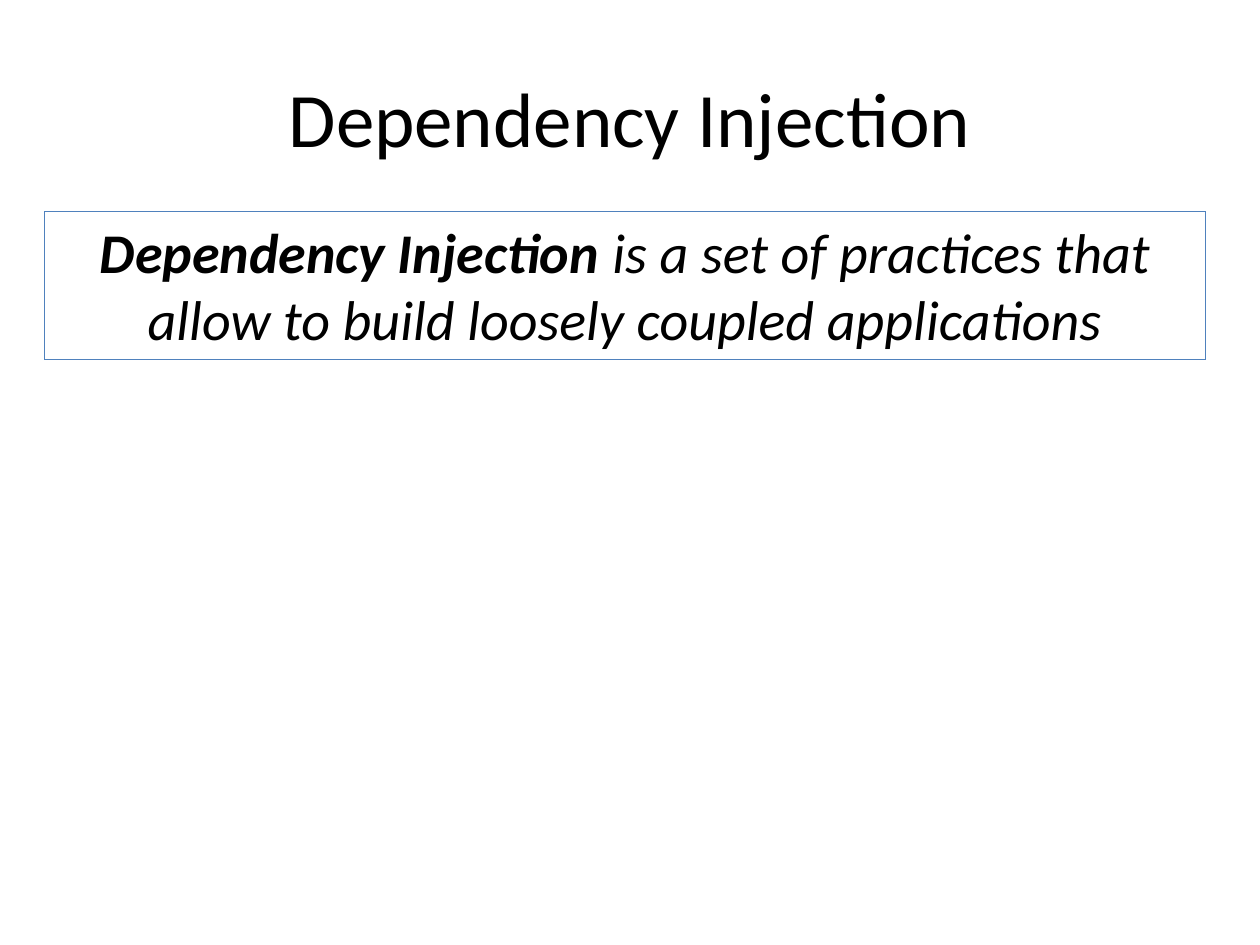
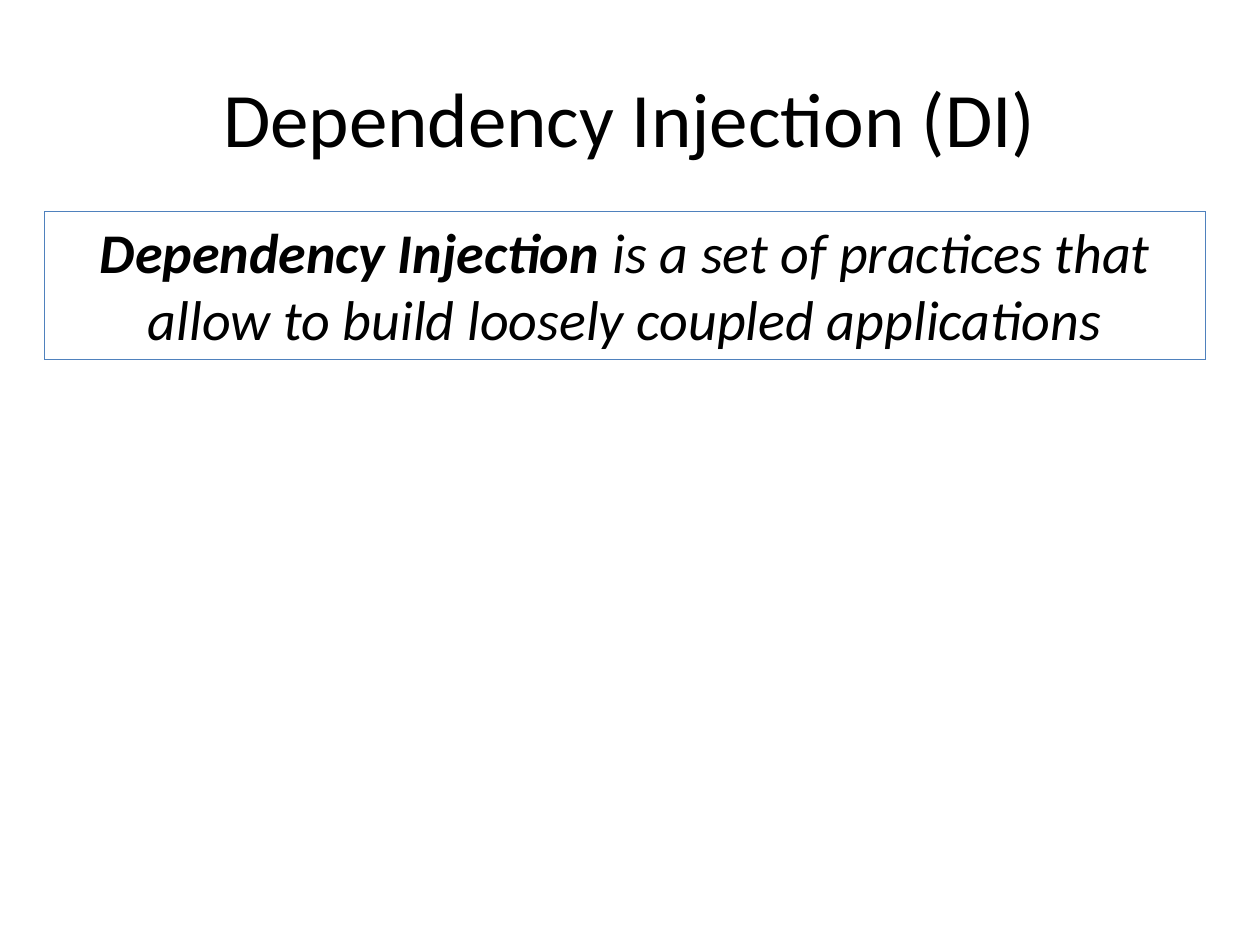
Before and after one commit to tsimbalar/DependencyInjectionTheRightWay, a slide deck: slide 6 of Dependency Injection - the right way.pptx. Drawn at 1260x945 pixels with LibreOffice and Linux fonts; fonts in the diff are those of the drawing. Boxes give left, top, right and bottom in pixels: in the first picture for what was removed or moved away, otherwise in the second. Text is boxed around its words. In the diff, an @@ line names an element or a change of style, - is before the commit and + after.

```diff
--- a/Dependency Injection - the right way.pptx
+++ b/Dependency Injection - the right way.pptx
@@ title at (x1=223, y1=91, x2=1035, y2=161): text changed @@
-Dependency Injection
+Dependency Injection (DI)
```
Also in this commit, not shown: 4 other slides changed, 5 slides added, 1 slide removed.
